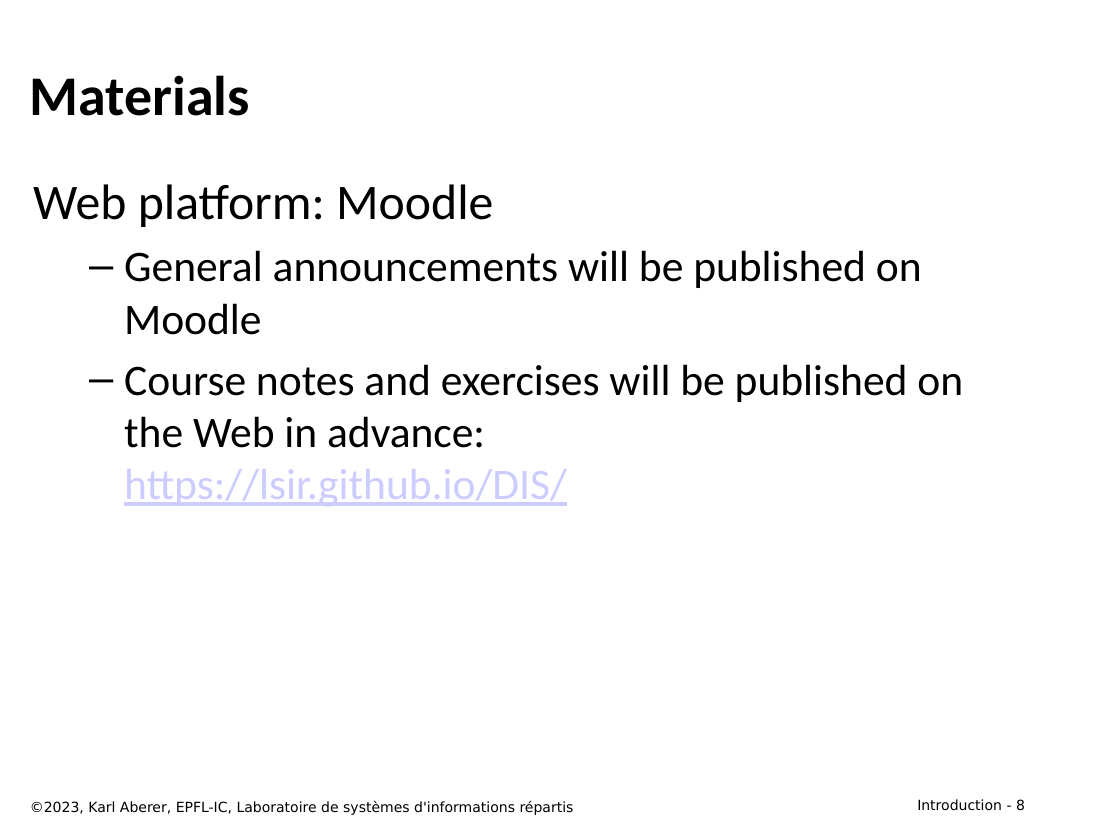
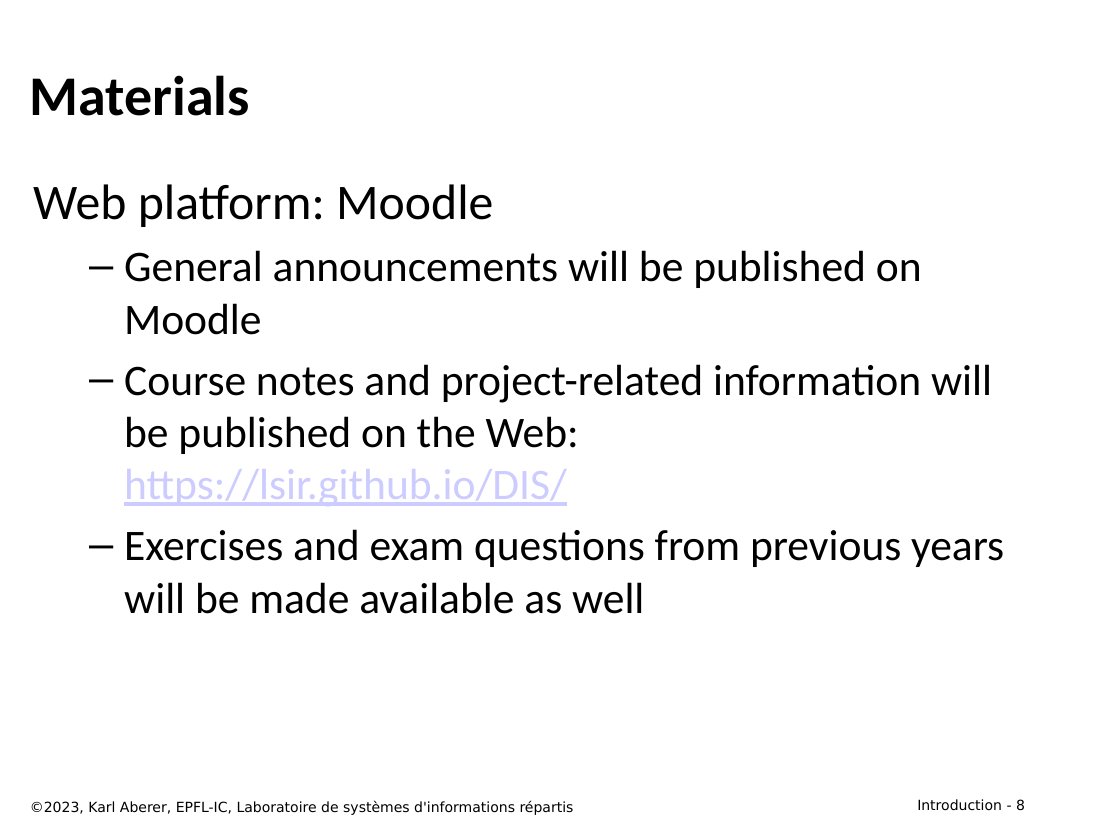
Before and after one commit to LSIR/DIS, a slide deck: slide 8 of Lectures/week 1/week 1 - Course Information 2023.pptx. Drawn at 1120x840 pixels with LibreOffice and Linux fonts; fonts in the diff are those of the drawing. Boxes give left, top, right and bottom in pixels: in the first picture for what was removed or moved away, otherwise in the second. Text is boxed around its words. In the diff, an @@ line names an element or a change of style, - is before the commit and + after.

```diff
--- a/Lectures/week 1/week 1 - Course Information 2023.pptx
+++ b/Lectures/week 1/week 1 - Course Information 2023.pptx
@@ text at <box>124,364,1004,614</box>: text changed @@
-  – Course notes and exercises will be published on the Web in advance:
-    https://lsir.github.io/DIS/
+  – Course notes and project-related information will be published on the Web:
+    https://lsir.github.io/DIS/
+  – Exercises and exam questions from previous years will be made available as well
```
Also in this commit, not shown: 5 other slides changed, 1 slide removed, 3 other files.
